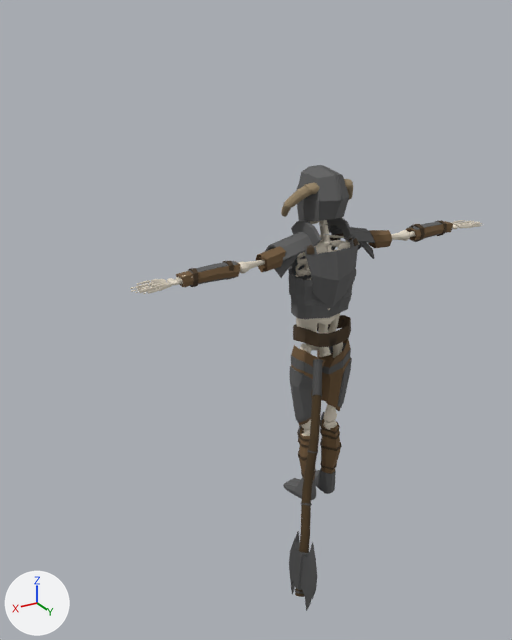
Two versions of the FBX model SkeletonEnemy.fbx, one commit apart.
The view is the same before and after, from a 50 mm camera at (7.86, 10.44, 9.83) aimed at (1.12, -0.8, 4.21). The axes (+X, +Y, +Z) are drawn at lower left. The lights are the same throughout. Where no turn or scale is listed for an object, it has been applied to the vertices.

In view in the first picture: 'Belt', 'Bracer Left', 'Chest Plate', 'Chest Plate Under2', 'Helmet', 'Leg Armor Left', 'Leg Armor Right', 'Low Poly Axe', 'Shin Armor Right', 'Skeleton', 'Spaulder Left', 'Spaulder Right'.
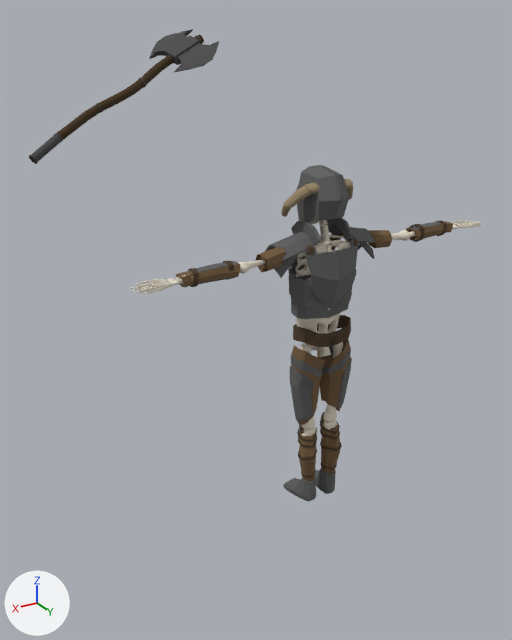
Diff of the bpy script that builds the scene:
```diff
--- a/SkeletonEnemy.fbx.py
+++ b/SkeletonEnemy.fbx.py
@@ ob_low_poly_axe @@
 ob_low_poly_axe = bpy.data.objects.new('Low Poly Axe', me_low_poly_axe)
-ob_low_poly_axe.location = (1.1, 1.3, 2.97)
-ob_low_poly_axe.rotation_euler = (-2.652, -0.192, -0.401)  # degrees (-152, -11, -23)
+ob_low_poly_axe.location = (3.59, -3.41, 7.91)
+ob_low_poly_axe.rotation_euler = (-0.433, -1.021, 0.491)  # degrees (-25, -58, 28)
 ob_low_poly_axe.scale = (0.0863, 0.0863, 0.787)
```

What differs and where, as boxes [x1, y1, x2, y2] in the pictures (512 x 640 px):
'Low Poly Axe', moved, turned: before [289, 359, 323, 611]; after [29, 29, 219, 164]
